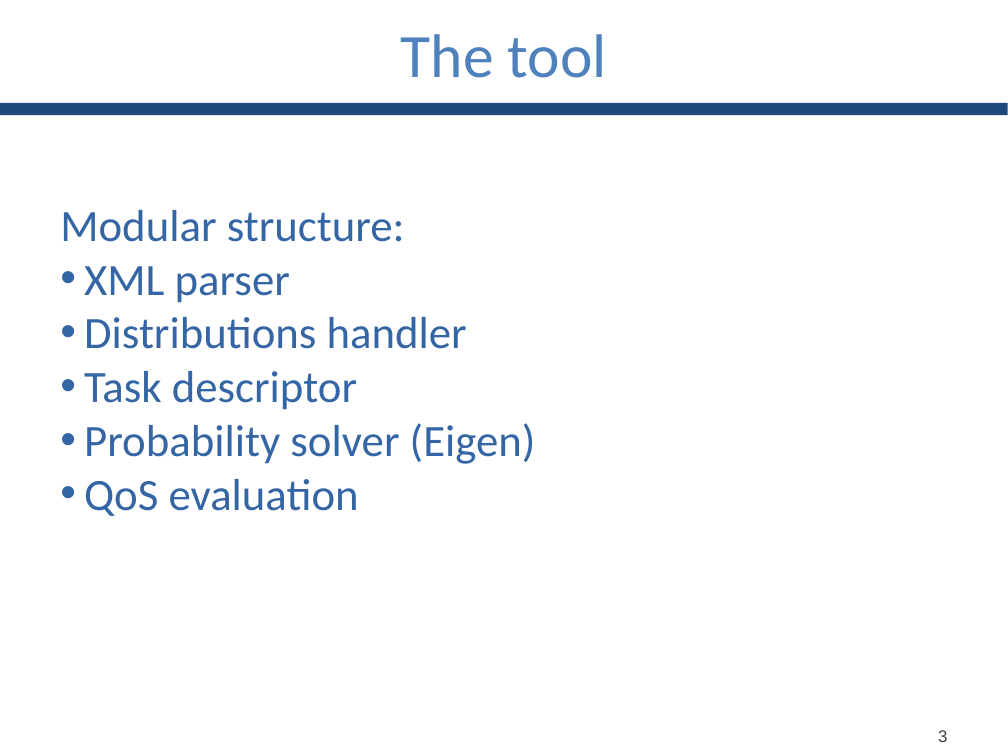
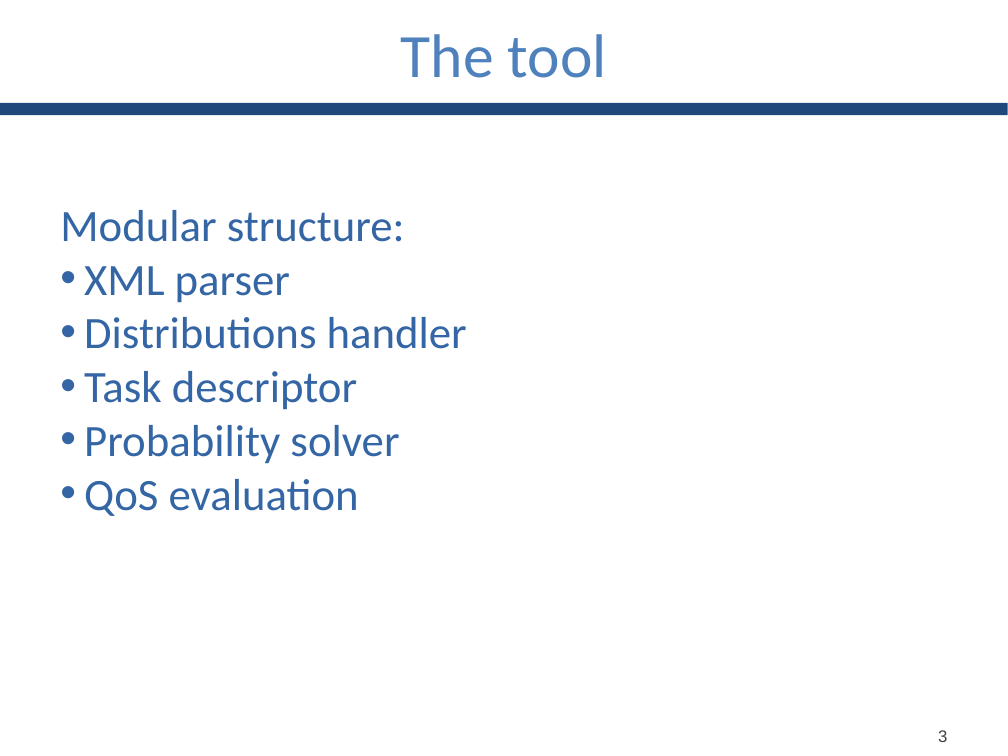
Before and after one commit to GianlucaBortoli/bachelorThesis, a slide deck: slide 4 of slides/slides.pptx. Drawn at 1008x756 pixels with LibreOffice and Linux fonts; fonts in the diff are those of the drawing. Boxes give left, top, right and bottom in pixels: in the first picture for what was removed or moved away, otherwise in the second. Text is boxed around its words. In the diff, an @@ line names an element or a change of style, - is before the commit and + after.

Commit message:
fix some text

```diff
--- a/slides/slides.pptx
+++ b/slides/slides.pptx
@@ text at [84, 425, 399, 464]: text changed @@
-• Probability solver (Eigen)
+• Probability solver
```
Also in this commit, not shown: 10 other slides changed.
